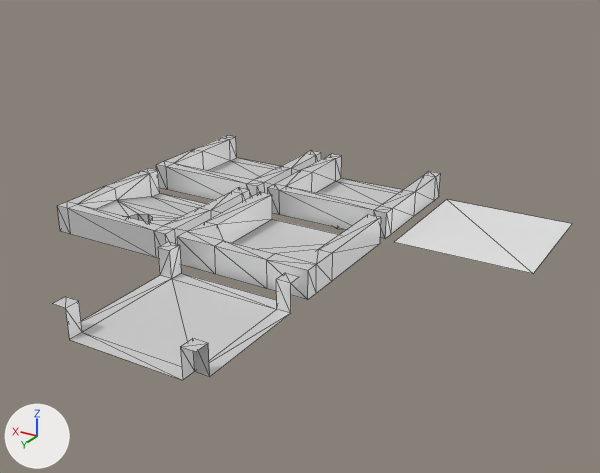
A saved change to the COLLADA model assets/dae/corridor_limat_assets_001.dae.
Both versions are drawn from a camera (50 mm lens) standing at (-3.38, 6.63, 4.73) and looking at (1.75, -1.93, 0.46). Lighting does not change. The marker at lower left points along +X, +Y and +Z. Mesh edges are drawn as thin lines.

In view in the first picture: '4way', 'Floor', 'capflat', 'hole1', 'hole2', 'secondhold'.
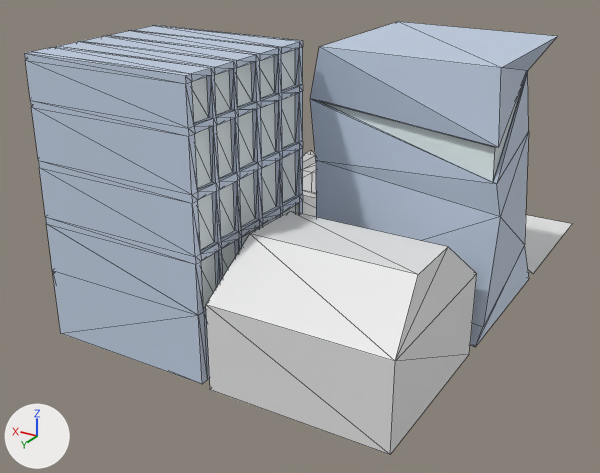
Scene script edits in JSON lines:
```json
{"op": "add", "block": "mat_outside1", "code": ["mat_outside1 = principled_material('outside1')", "mat_outside1.base_color = (0.556, 0.651, 0.8)  # white #c5d3e7"]}
{"op": "add", "block": "mat_inside1", "code": ["mat_inside1 = principled_material('inside1')", "mat_inside1.base_color = (0.713, 0.793, 0.8)  # white #dce6e7"]}
{"op": "add", "block": "me_plane_001", "code": ["me_plane_001 = bpy.data.meshes.new('Plane.001')", "me_plane_001.from_pydata(...)  # 25 vertices, 46 faces; spans x -1.15..1.21, y -1.08..1.14, z 0.0..3.09", "# faces by material slot: [44, 2]", "me_plane_001.materials.append(mat_outside1)  # white #c5d3e7", "me_plane_001.materials.append(mat_inside1)  # white #dce6e7"]}
{"op": "add", "block": "me_plane_002", "code": ["me_plane_002 = bpy.data.meshes.new('Plane.002')", "me_plane_002.from_pydata(...)  # 12 vertices, 20 faces; spans x -1.0..1.0, y -1.0..1.0, z 0.0..1.52"]}
{"op": "add", "block": "me_plane_004", "code": ["me_plane_004 = bpy.data.meshes.new('Plane.004')", "me_plane_004.from_pydata(...)  # 240 vertices, 476 faces; spans x -1.0..1.0, y -1.0..1.0, z 0.0..3.16", "# faces by material slot: [434, 42]", "me_plane_004.materials.append(mat_outside1)  # white #c5d3e7", "me_plane_004.materials.append(mat_inside1)  # white #dce6e7"]}
{"op": "remove", "block": "ob_4way", "code": ["ob_4way = bpy.data.objects.new('4way', me_plane)", "ob_4way.location = (2.2, 0.0, 0.0)"]}
{"op": "add", "block": "ob_fancy_building", "code": ["ob_fancy_building = bpy.data.objects.new('fancy building', me_plane_001)", "ob_fancy_building.location = (0.05, -2.18, 0.0)"]}
{"op": "add", "block": "ob_villa", "code": ["ob_villa = bpy.data.objects.new('villa', me_plane_002)", "ob_villa.location = (0.05, -0.01, 0.0)"]}
{"op": "add", "block": "ob_building1", "code": ["ob_building1 = bpy.data.objects.new('building1', me_plane_004)", "ob_building1.location = (2.19, -0.05, 0.0)"]}
```

What differs and where, as boxes (x1, y1, x2, y2) in the pictures (600 x 473 px):
```json
{"object": "building1", "change": "added", "after": [24, 25, 303, 384], "faces in mat_outside1 (white #c5d3e7)": [24, 25, 303, 384], "faces in mat_inside1 (white #dce6e7)": [192, 50, 299, 308]}
{"object": "fancy building", "change": "added", "after": [310, 22, 557, 347], "faces in mat_outside1 (white #c5d3e7)": [310, 22, 557, 347], "faces in mat_inside1 (white #dce6e7)": [320, 90, 521, 182]}
{"object": "villa", "change": "added", "after": [206, 211, 477, 454]}
{"object": "4way", "change": "deleted", "before": [53, 242, 299, 380]}
{"object": "capflat", "change": "unchanged, covered by the edit", "before": [177, 192, 381, 300]}
{"object": "hole1", "change": "unchanged, covered by the edit", "before": [57, 168, 250, 258]}
{"object": "secondhold", "change": "unchanged, covered by the edit", "before": [268, 154, 441, 239], "after": [303, 162, 316, 217]}
{"object": "Floor", "change": "unchanged, covered by the edit", "before": [394, 199, 572, 273], "after": [525, 215, 572, 273]}
```
